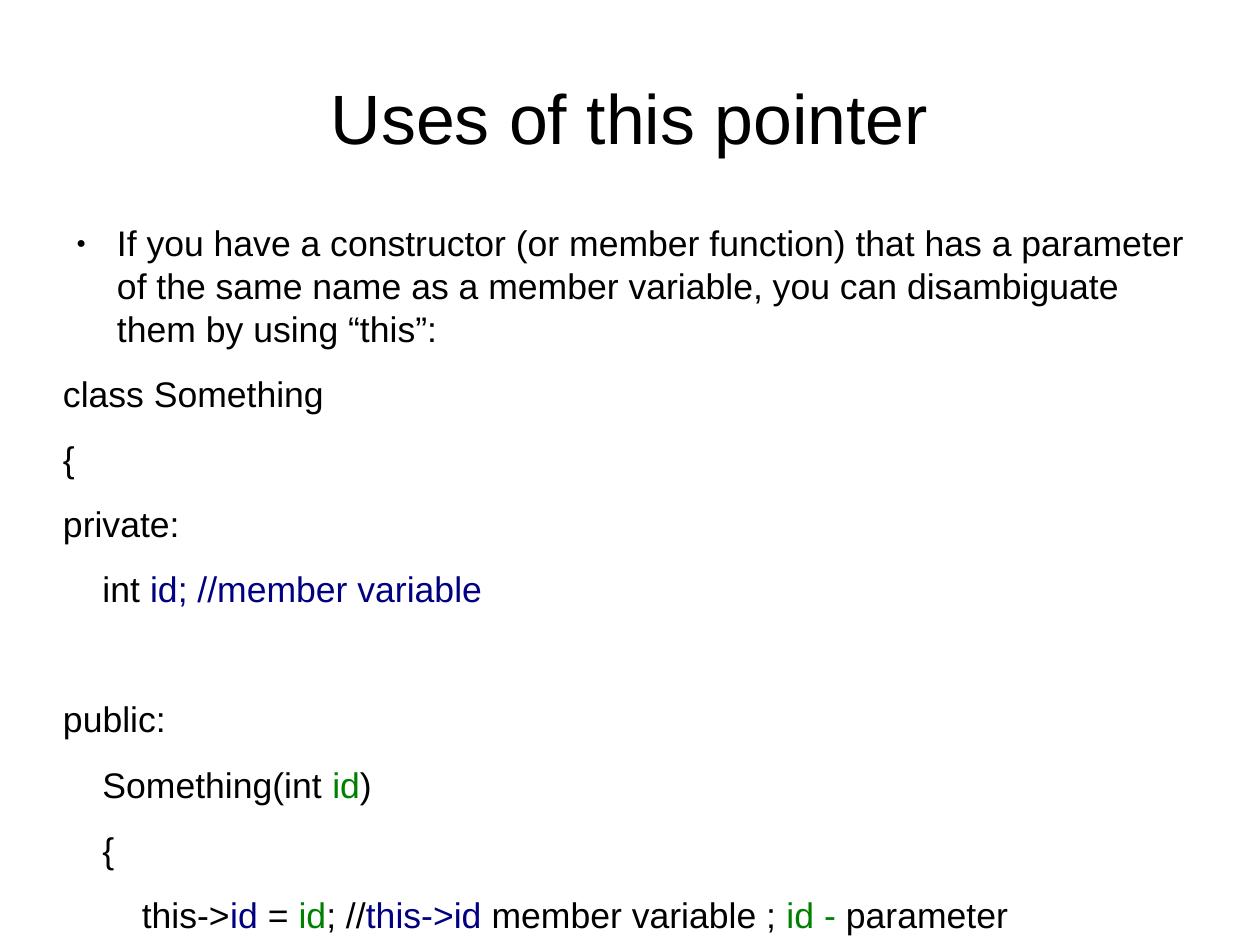
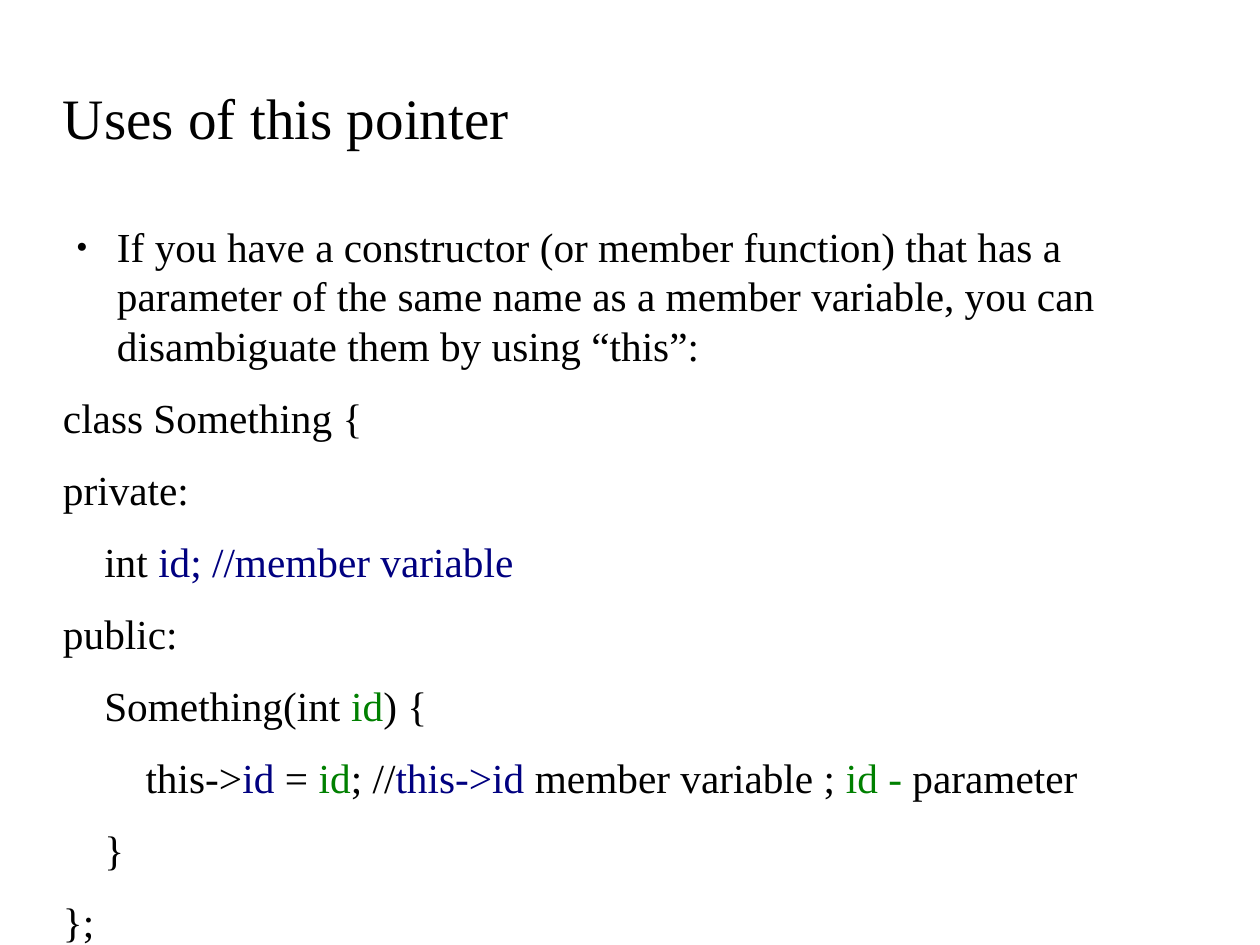
Before and after one commit to kks32/cpp-software-development, a slide deck: slide 5 of Ex8_Pointers_III/Ex8_Pointers-III.odp. Drawn at 1260x945 pixels with LibreOffice and Linux fonts; fonts in the diff are those of the drawing; background and template pictures are left out. Boxes give left, top, right and bottom in pixels: in the first picture for what was removed or moved away, otherwise in the second. Text is boxed around its words. In the diff, an @@ line names an element or a change of style, - is before the commit and + after.

```diff
--- a/Ex8_Pointers_III/Ex8_Pointers-III.odp
+++ b/Ex8_Pointers_III/Ex8_Pointers-III.odp
@@ title "Uses of this pointer": place and size @@
-title "Uses of this pointer" at [331,93,928,157]
+title "Uses of this pointer" at [63,98,509,150]
@@ title "Uses of this pointer" at [63,98,509,150]: size 44 to 36 pt, font Arial to Times New Roman; alignment centre to left @@
@@ text at [63,233,1094,802]: size 22.4 to 26 pt, font Arial to Times New Roman in "If you have a constructor (or member ...", "private:", "int id; //member variable", "public:" and 3 more places @@
@@ text at [63,404,332,442]: text changed; size 22.4 to 26 pt; font Arial to Times New Roman @@
-class Something
-{
+class Something {
@@ text at [104,692,397,730]: text changed; size 22.4 to 26 pt; font Arial to Times New Roman @@
-Something(int id)
-{
+Something(int id) {
```
Also in this commit, not shown: 7 other slides changed, 2 slides added, 1 other file.
